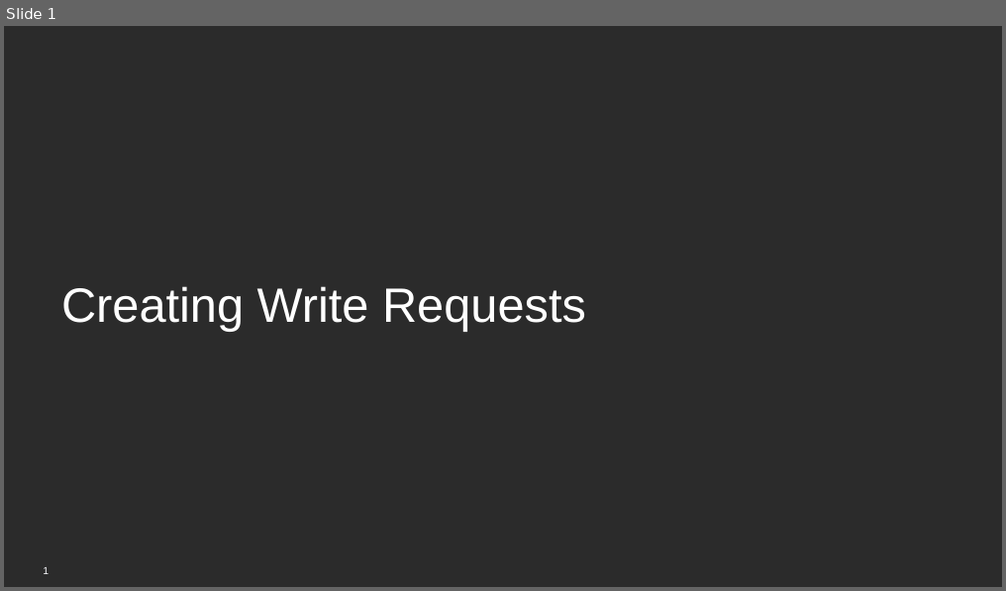
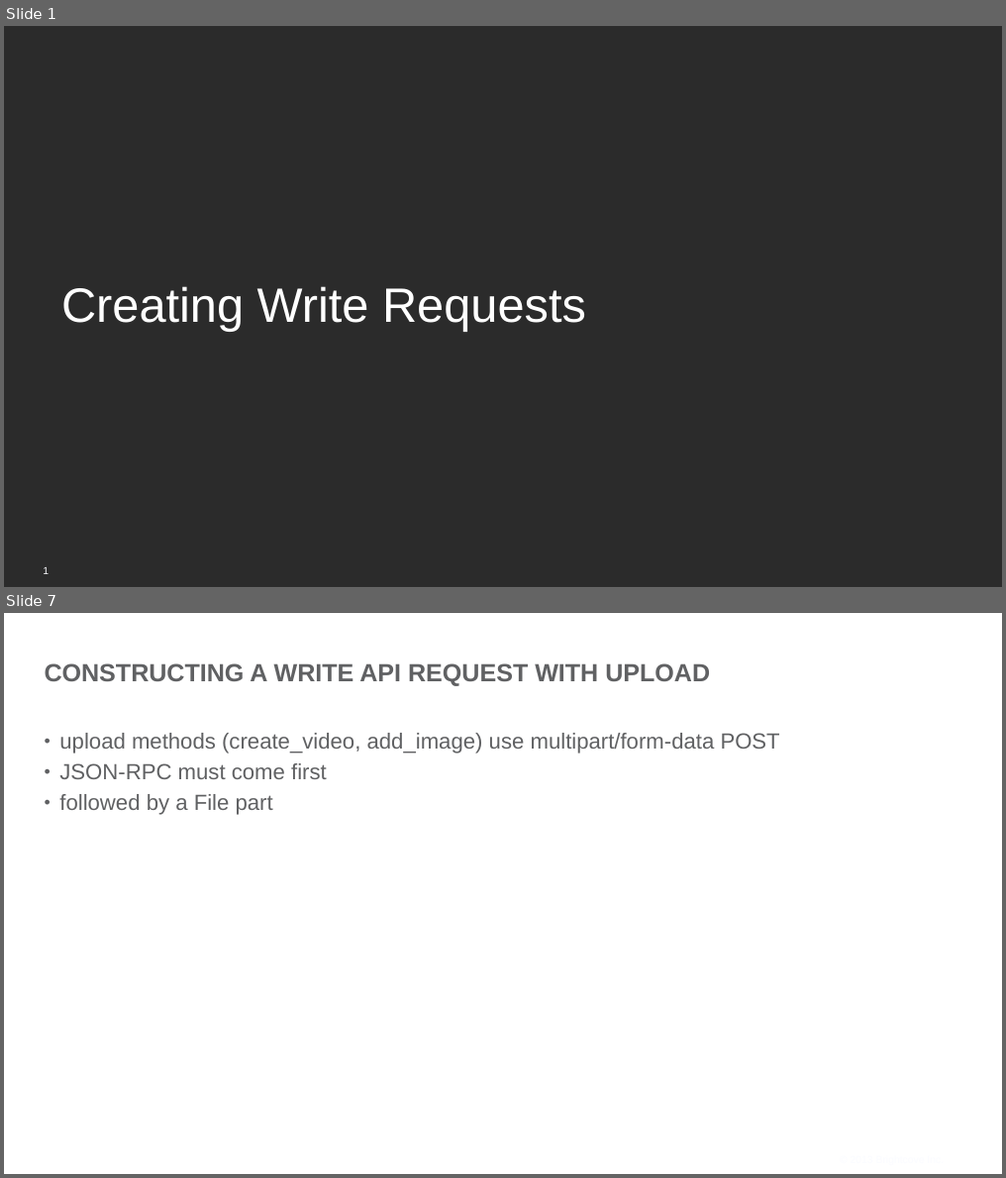
Before and after one commit to BrightcoveLearning/VideoCloudMediaAPI, a slide deck: VideoSessionsMaterials/creating-write-requests.pptx. Shown one above the other, each under a label of ours: slide 1 before the commit, slides 1 and 7 after it; the slides between them are not shown. The pictures are 1006x591 and 1006x1178 pixels, drawn with LibreOffice and Linux fonts; fonts in the diff are those of the drawing; background and template pictures are left out; a plain dark background stands for a picture behind light text. Boxes give left, top, right and bottom in pixels: in the first picture for what was removed or moved away, otherwise in the second. Text is boxed around its words. In the diff, an @@ line names an element or a change of style, - is before the commit and + after.

Commit message:
Changes to PPTs for video recordings

```diff
--- a/VideoSessionsMaterials/creating-write-requests.pptx
+++ b/VideoSessionsMaterials/creating-write-requests.pptx
@@ slide 7 added at [4, 613, 1002, 1174], background picture (left out) @@
@@ title added at [45, 663, 710, 686], 34 pt, text #606163, bold @@
+CONSTRUCTING A WRITE API REQUEST WITH UPLOAD
@@ text added at [59, 733, 780, 815], 30 pt, text #606163 @@
+• upload methods (create_video, add_image) use multipart/form-data POST
+• JSON-RPC must come first
+• followed by a File part
@@ text added at [835, 1152, 949, 1169], 14 pt, text #FBFCFF @@
+© 2013 Brightcove Inc.
```
Also in this commit, not shown: 6 other slides added, 16 other files.
